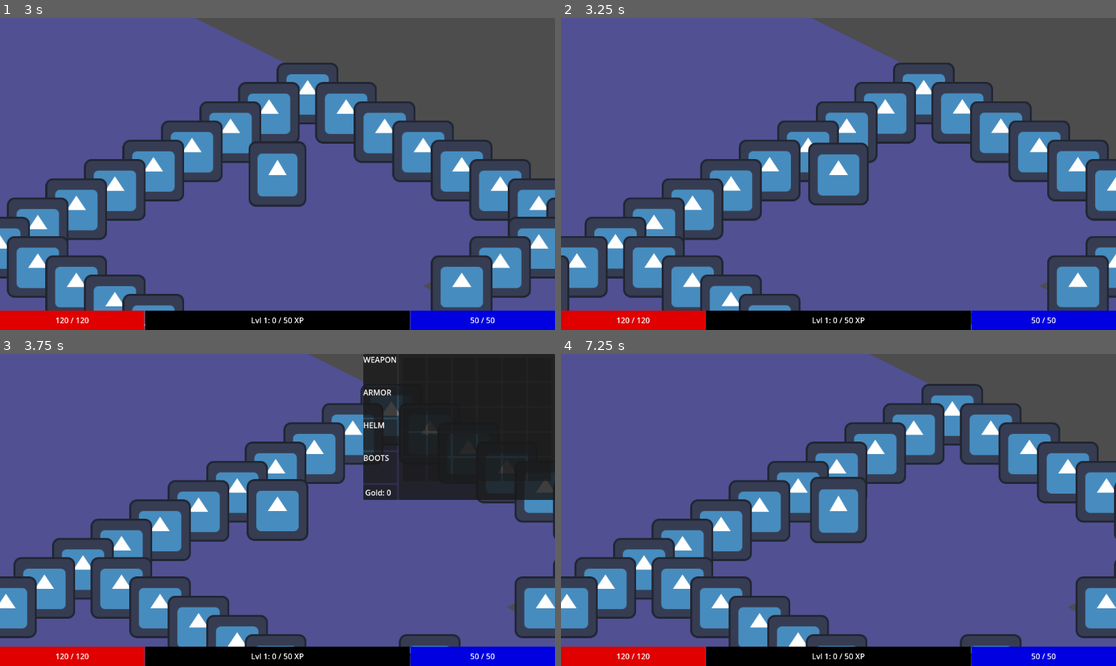
Above: before the commit, frames 1-4 (two rows, left to right).
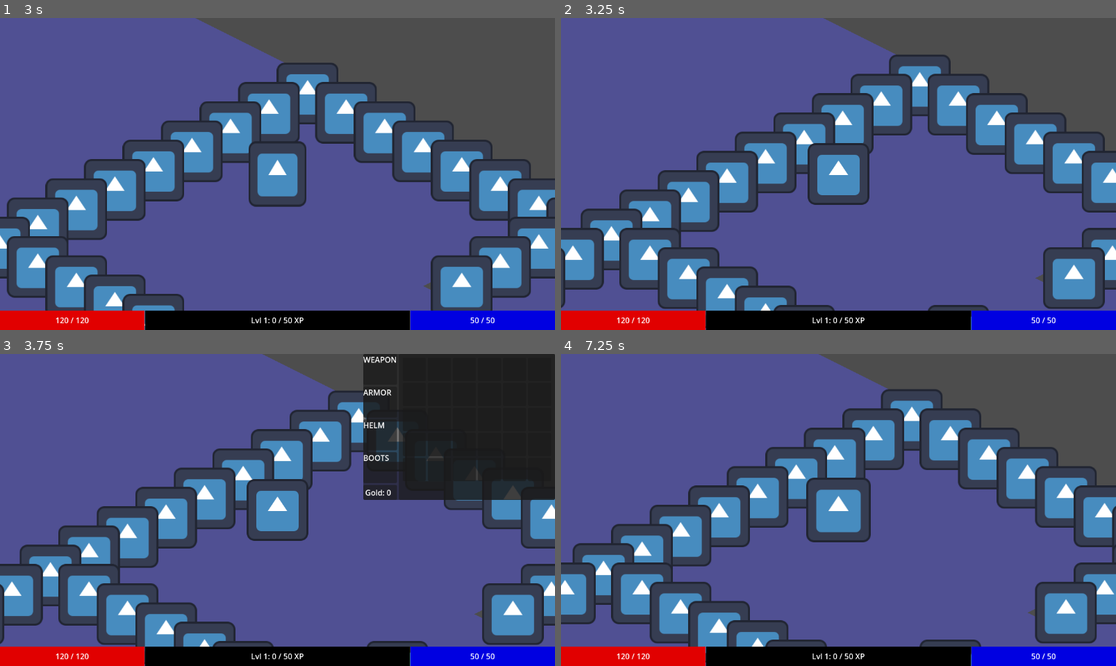
Above: after the commit, the same moments.

Repository: PietPadda/Godot_2D_ARPG
Game: Godot game, scene res://scenes/ui/main_menu.tscn
Two runs of this game, one before a commit and one after it. Both use one fixed random seed, a clock stepped at 60 frames per second and the inputs below. The engine's default icon, where the game draws it, is replaced by a stand-in: a white triangle on a blue panel in a dark square.
Inputs (mouse positions are in pixels of both pictures, inside the frame that each line leads up to):
- Up to frame 1 (3 s): click (22, 42) at 0.52 s; type "12" at 0.6 s; click "Host Game" at 1.25 s; tap Enter at 2 s; move the mouse to (399, 158) at 2.02 s; hold E (interact) 2.03-2.78 s; click (399, 158) at 2.17 s; tap Space at 2.75 s; move the mouse to (166, 189) at 2.77 s; click (166, 189) at 2.85 s
- Up to frame 2 (3.25 s): no input
- Up to frame 3 (3.75 s): move the mouse to (333, 441) at 3.52 s; tap I (toggle_character_sheet) at 3.6 s; click (333, 441) at 3.67 s
- Up to frame 4 (7.25 s): tap Enter at 4.25, 5.75 s; move the mouse to (938, 369) at 4.27 s; tap E (interact) at 4.35 s; click (938, 369) at 4.42 s; tap Space at 5, 6.5 s; move the mouse to (938, 400) at 5.02 s; press the mouse at (938, 400) at 5.03 s; move the mouse to (938, 435) at 5.77 s; release the mouse at (938, 435) at 5.78 s; tap I (toggle_character_sheet) at 5.85 s; click (938, 435) at 5.92 s; move the mouse to (866, 510) at 6.52 s; hold E (interact) from 6.53 s (still down); click (866, 510) at 6.67 s

Frame 1 is identical in both runs. In frame 2, 21% of the frame differs, in the area x 0-100%, y 0-100%; in frame 3, 23%; in frame 4, 30%.

Commit message:
fix(movement): increase stopping distance to prevent oscillation

Diff:
--- a/scripts/components/grid_movement_component.gd
+++ b/scripts/components/grid_movement_component.gd
@@ -20,7 +20,7 @@
 # We'll store the active target here.
 var current_target_pos: Vector2
 # We also need the physical stopping distance again
-const STOPPING_DISTANCE: float = 6.0
+const STOPPING_DISTANCE: float = 80.0
 
 func _ready() -> void:
 	pass
